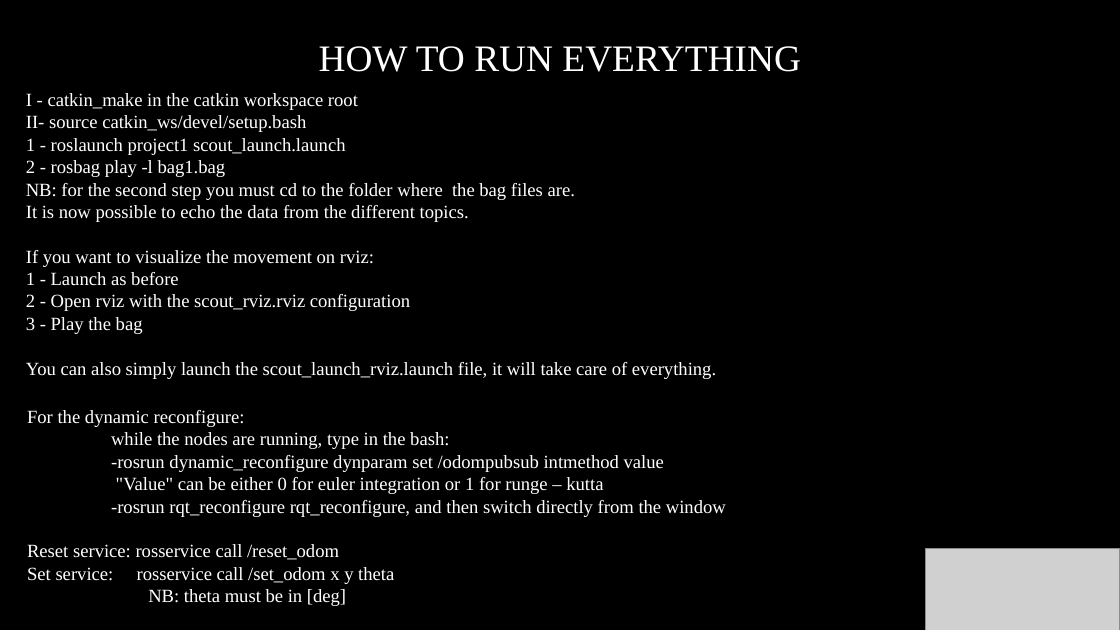
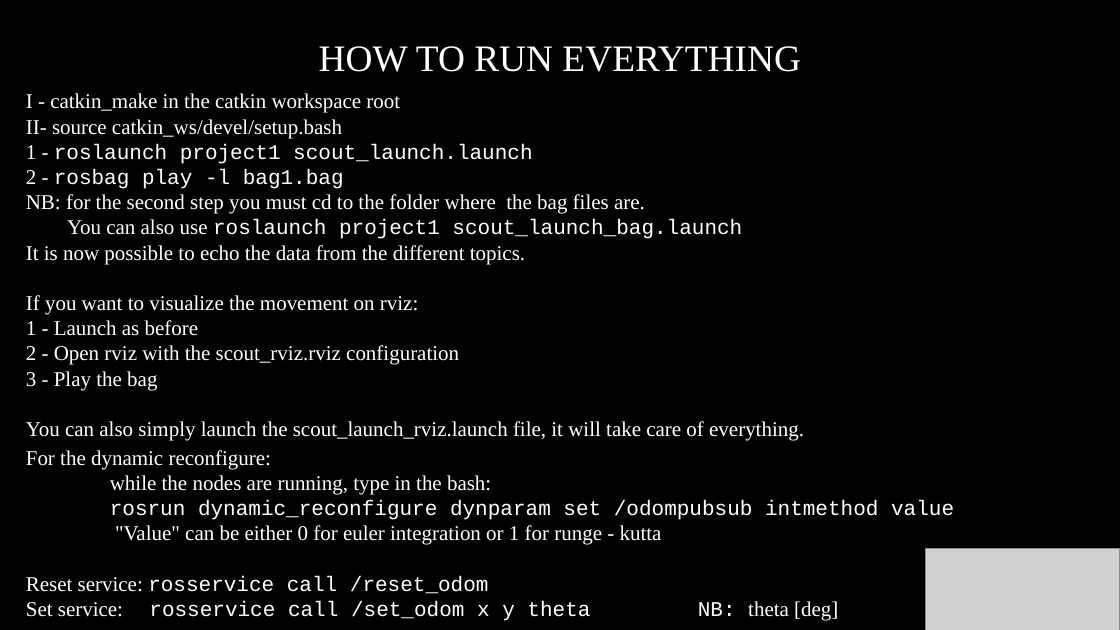
Before and after one commit to marcoCella/scout_ros, a slide deck: slide 6 of project1/Instructions.pptx (slide 5 before the commit). Drawn at 1120x630 pixels with LibreOffice and Linux fonts; fonts in the diff are those of the drawing; grey boxes stand for pictures. Boxes give left, top, right and bottom in pixels: in the first picture for what was removed or moved away, otherwise in the second. Text is boxed around its words. In the diff, an @@ line names an element or a change of style, - is before the commit and + after.

```diff
--- a/project1/Instructions.pptx
+++ b/project1/Instructions.pptx
@@ text at (26,93,804,441): size 16 to 18 pt in "I - catkin_make in the catkin workspace ...", "II- source catkin_ws/devel/setup.bash", "1 - roslaunch project1 scout_launch.launch", "2 - rosbag play -l bag1.bag" and 7 more places; font Times New Roman to Courier New in "roslaunch project1 scout_launch.launch", "rosbag play -l bag1.bag" @@
@@ text at (67,219,742,239): paragraph added @@
+You can also use roslaunch project1 scout_launch_bag.launch
@@ text "For the dynamic reconfigure:": place and size @@
-text "For the dynamic reconfigure:" at (27,410,726,606)
+text "For the dynamic reconfigure:" at (26,450,954,621)
@@ text at (26,450,491,594): size 16 to 18 pt in "For the dynamic reconfigure:", "while the nodes are running, type in ...", "Reset service: rosservice call /reset_odom"; font Times New Roman to Courier New in "rosservice call /reset_odom" @@
@@ text at (110,500,954,545): text changed; size 16 to 18 pt; font Times New Roman to Courier New @@
--rosrun dynamic_reconfigure dynparam set /odompubsub intmethod value
-"Value" can be either 0 for euler integration or 1 for runge – kutta
--rosrun rqt_reconfigure rqt_reconfigure, and then switch directly from the window
+rosrun dynamic_reconfigure dynparam set /odompubsub intmethod value
+"Value" can be either 0 for euler integration or 1 for runge - kutta
@@ text at (26,601,838,621): text changed; size 16 to 18 pt; font Times New Roman to Courier New @@
-Set service: rosservice call /set_odom x y theta
-NB: theta must be in [deg]
+Set service: rosservice call /set_odom x y theta NB: theta [deg]
```
Also in this commit, not shown: 5 other slides changed, 13 slides added, 4 slides removed, 1 other file.
